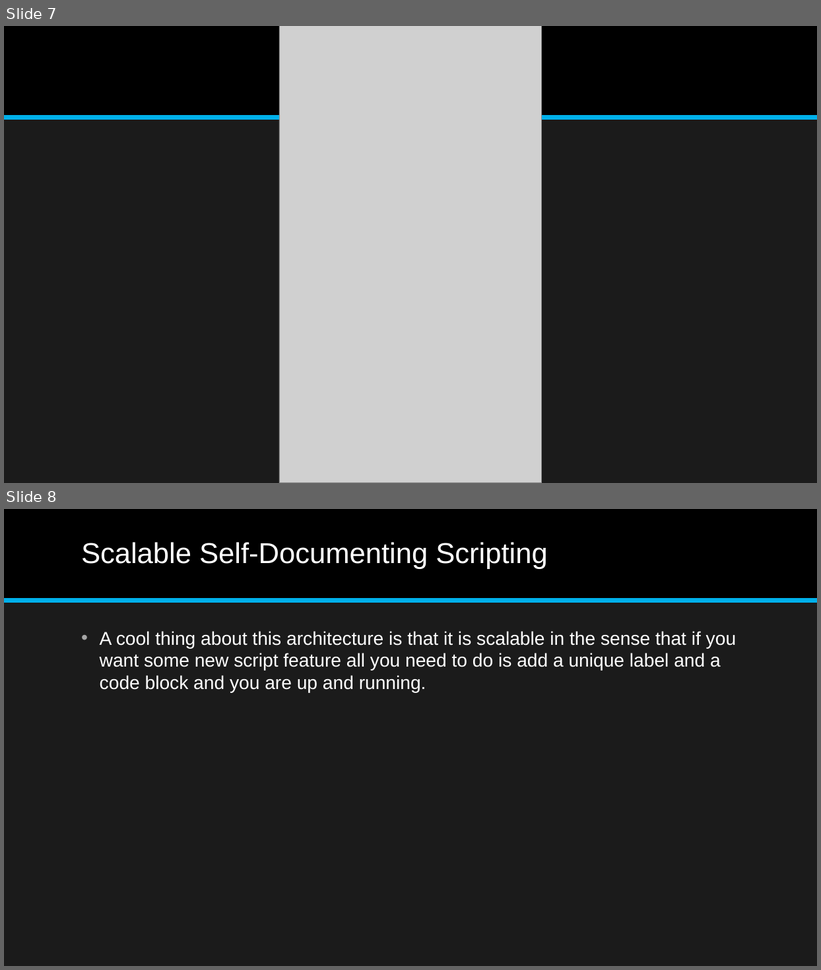
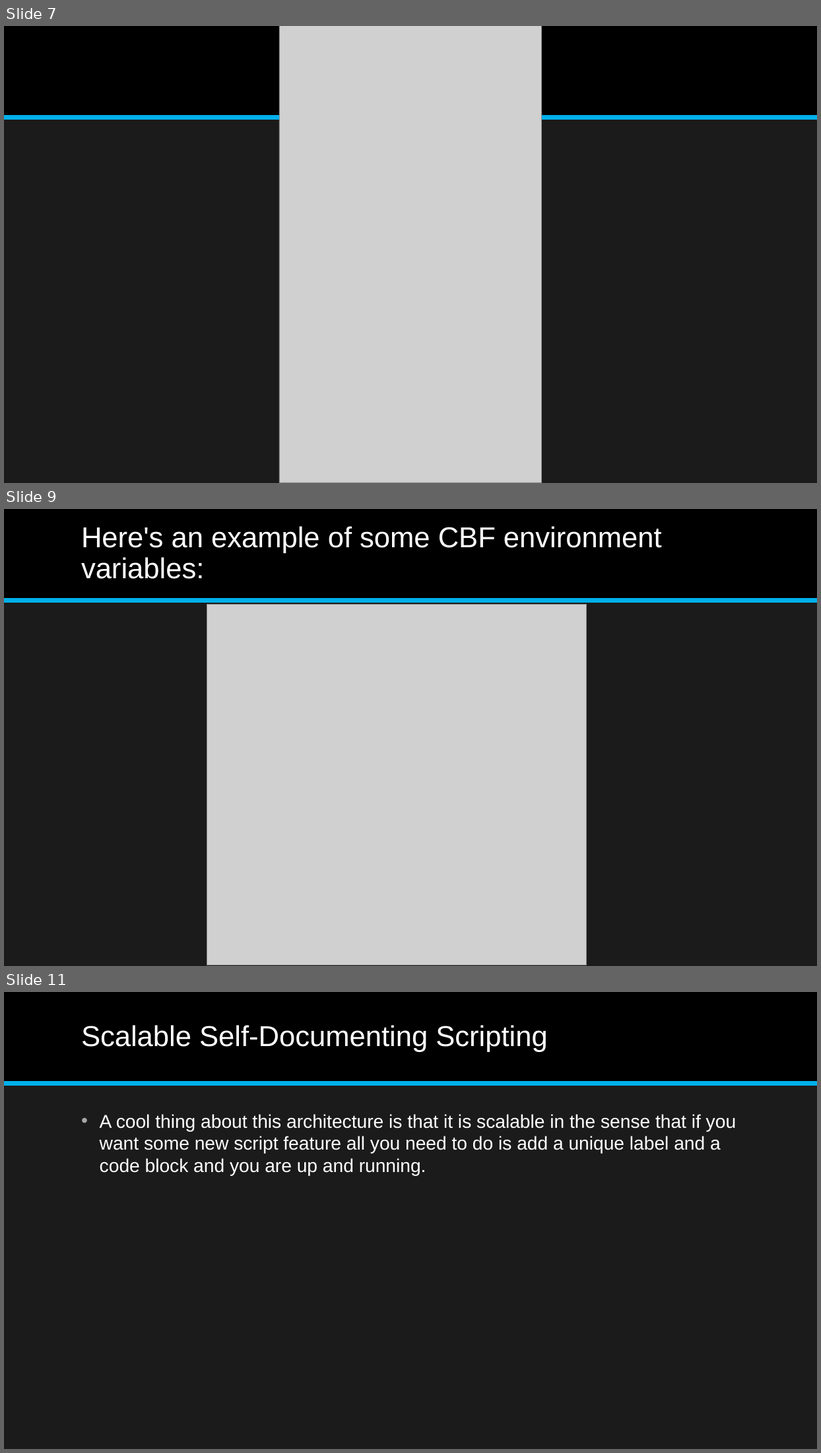
Before and after one commit to jonathan-r-jones/Composable-Batch-Files, a slide deck: Composable Batch File Helper.pptx. Shown one above the other, each under a label of ours: slides 7 and 8 before the commit, slides 7, 9 and 11 after it; the slides between them are not shown. The pictures are 821x970 and 821x1453 pixels, drawn with LibreOffice and Linux fonts; fonts in the diff are those of the drawing; grey boxes stand for pictures. Boxes give left, top, right and bottom in pixels: in the first picture for what was removed or moved away, otherwise in the second. Text is boxed around its words. In the diff, an @@ line names an element or a change of style, - is before the commit and + after.

```diff
--- a/Composable Batch File Helper.pptx
+++ b/Composable Batch File Helper.pptx
@@ slide 9 added at (4, 509, 817, 966), background #1B1B1B; not listed: 2 template elements that a slide beside it also shows @@
@@ title added at (81, 526, 662, 579), 34 pt, text #FFFFFF @@
+Here's an example of some CBF environment variables:
@@ picture added at (207, 604, 587, 966) @@
@@ what was slide 8 is now slide 11 @@
```
Also in this commit, not shown: 3 other slides added, 2 other files.
